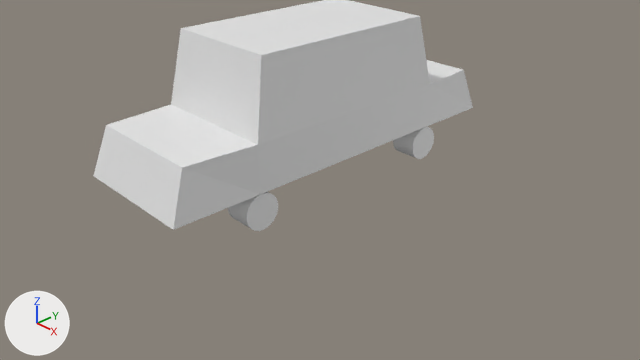
The Blender file Assets/Models Dev/FirstCar.blend, before and after one commit.
Both versions are drawn from the file's camera 'Camera'. Arrows for +X, +Y and +Z are at lower left; the lights stay in place.
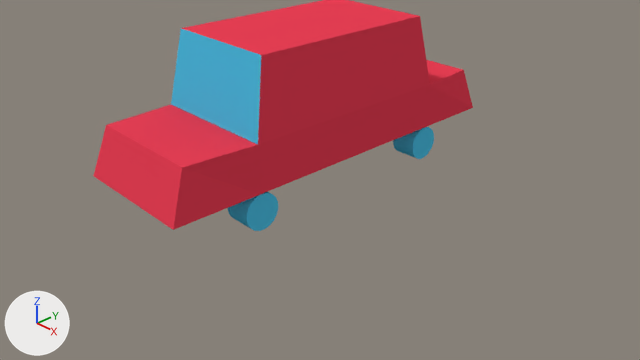
Location of each change, [x1, y1, x2, y2] in pixels of the pictures (640 x 360 px):
part 1 of me_cube_001, recoloured (grey to cyan): [228, 192, 278, 231] in both
part 2 of me_cube_001, recoloured (grey to cyan): [393, 127, 434, 159] in both
part 3 of me_cube_001, recoloured (white to cyan): [171, 28, 261, 144] in both
part 4 of me_cube_001, recoloured (grey to red): [94, 0, 473, 230] in both

The change in detail:
Material 'Material.001' (mat_material_001) is new.
Its base color is (0.0747, 0.536, 0.8) (cyan #4dc1e7).
Material 'Material.002' (mat_material_002) is new.
Its base color is (0.821, 0.0502, 0.0899) (red #ea3f55).
me_cube_001 has 350 vertices, 197 faces and spans x -1.0..1.0, y -3.0..3.0, z -1.56..0.81.
me_cube_001 is used by ob_cube; location (0.06, 0.15, 2.11).
me_cube_001 part 1: all 34 faces centred in x 0.56..0.98, y -1.89..-1.36, z -1.56..-1.02 switch from no material to mat_material_001 (cyan #4dc1e7).
me_cube_001 part 2: all 34 faces centred in x 0.56..0.98, y 1.46..1.99, z -1.56..-1.02 switch from no material to mat_material_001 (cyan #4dc1e7).
me_cube_001 part 3: the 1 face centred in x 0.0, y -1.58, z 0.26 switches from no material to mat_material_001 (cyan #4dc1e7).
me_cube_001 part 4: 26 of the faces centred in x -1.0..1.0, y -2.87..2.87, z -1.0..0.8 switch from no material to mat_material_002 (red #ea3f55).
